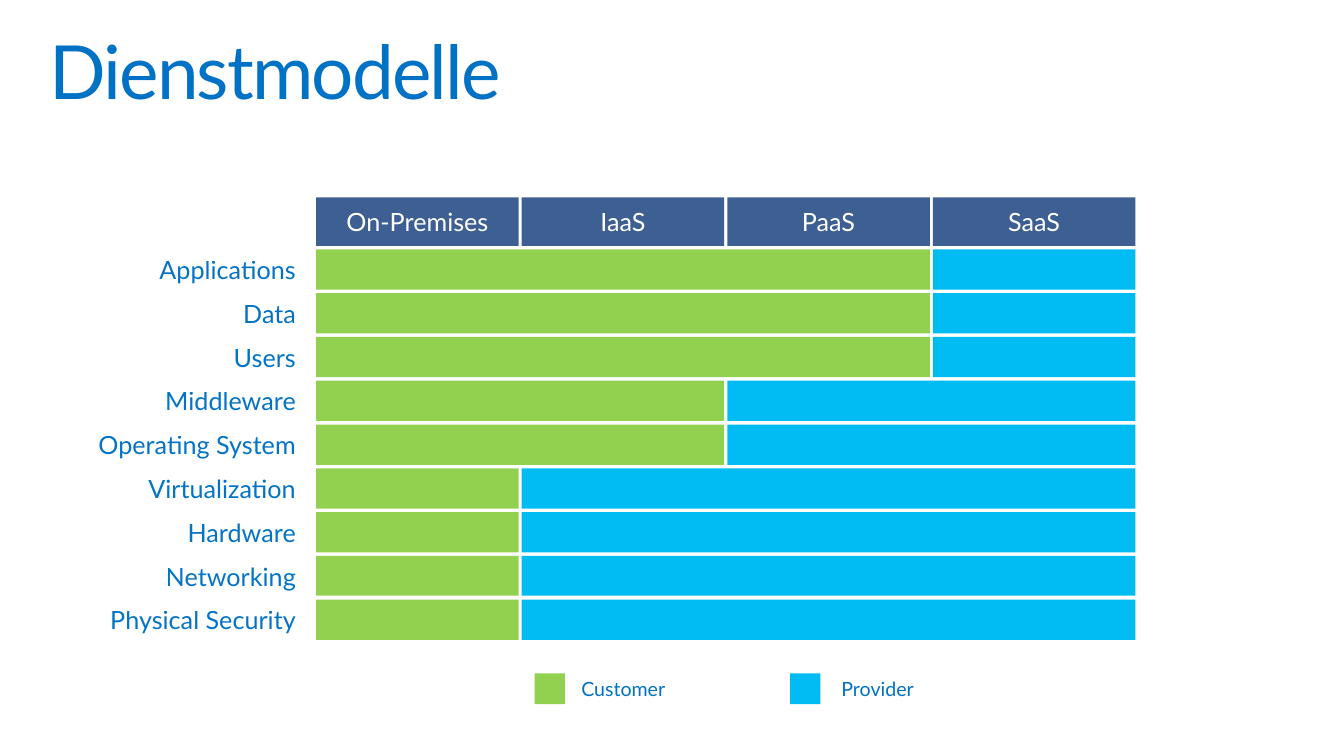
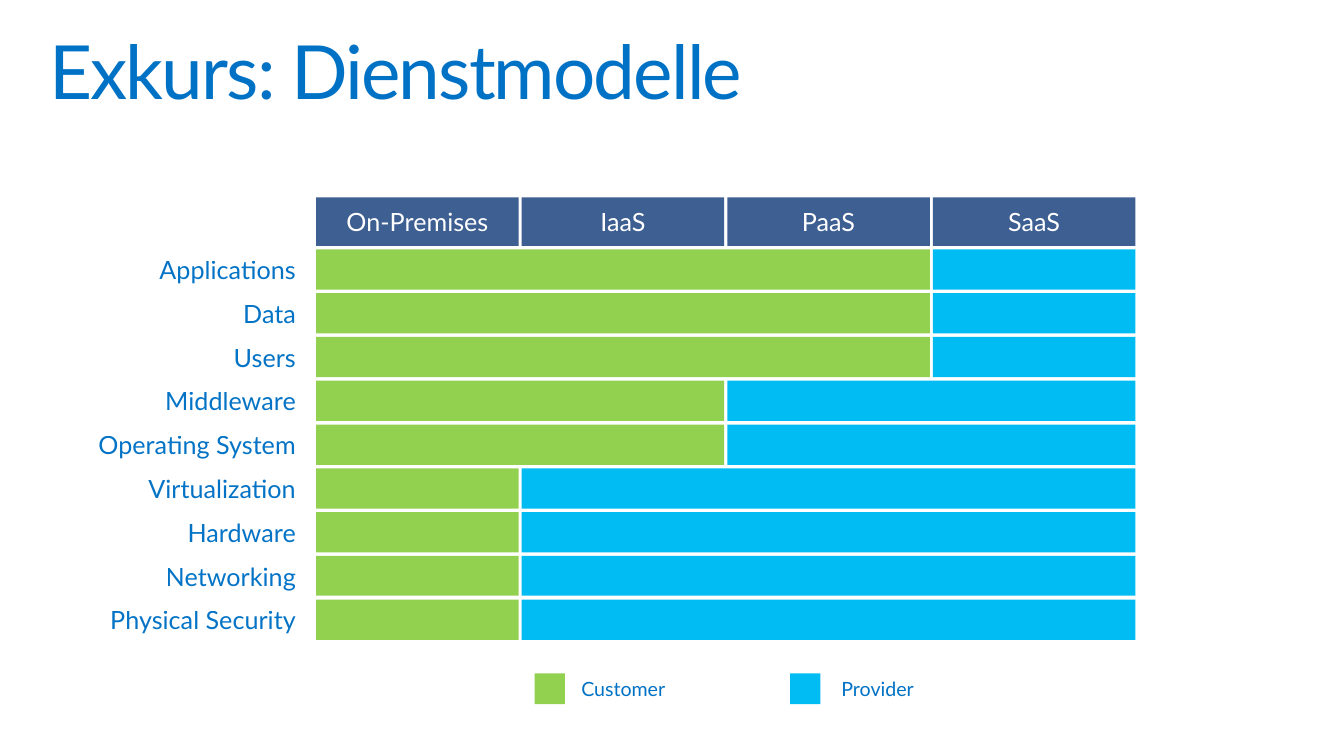
Before and after one commit to pkirch/hybridit15, a slide deck: slide 4 of Modul1/FY16Q2 Azure Intro (Hybrid IT 2015).pptx. Drawn at 1344x756 pixels with LibreOffice and Linux fonts; fonts in the diff are those of the drawing. Boxes give left, top, right and bottom in pixels: in the first picture for what was removed or moved away, otherwise in the second. Text is boxed around its words. In the diff, an @@ line names an element or a change of style, - is before the commit and + after.

```diff
--- a/Modul1/FY16Q2 Azure Intro (Hybrid IT 2015).pptx
+++ b/Modul1/FY16Q2 Azure Intro (Hybrid IT 2015).pptx
@@ title at (x1=49, y1=44, x2=742, y2=100): text changed @@
-Dienstmodelle
+Exkurs: Dienstmodelle
```
Also in this commit, not shown: 1 other slide changed, 3 slides added, 2 slides removed.
